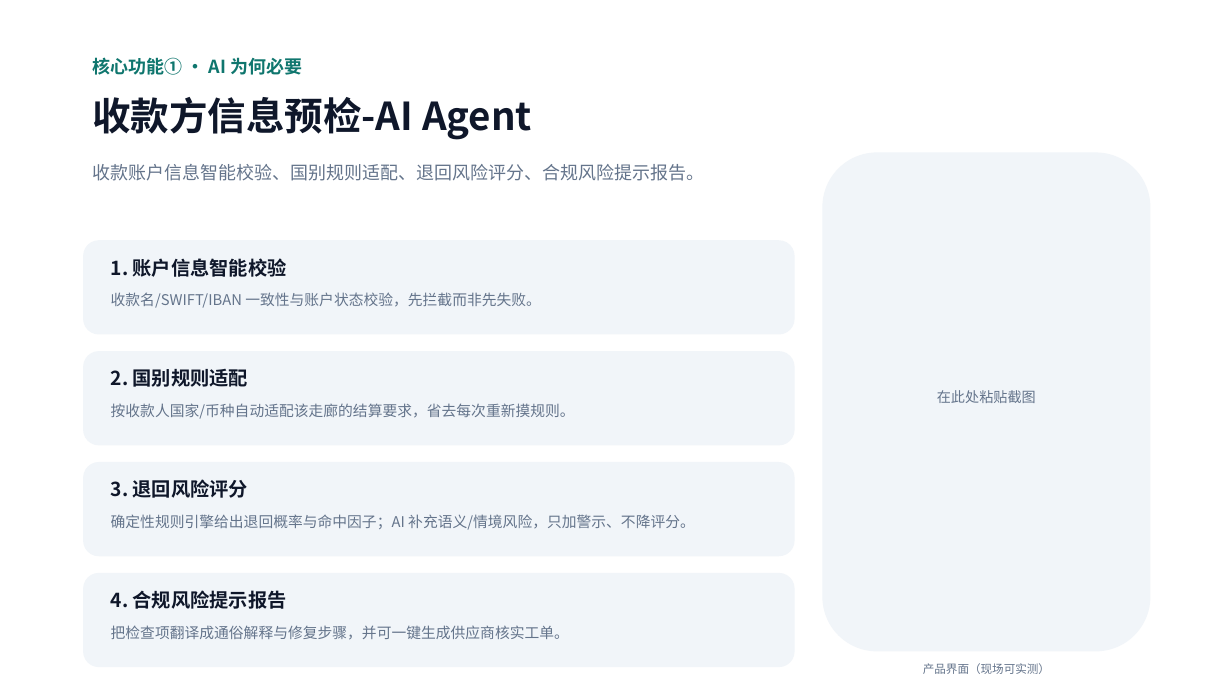
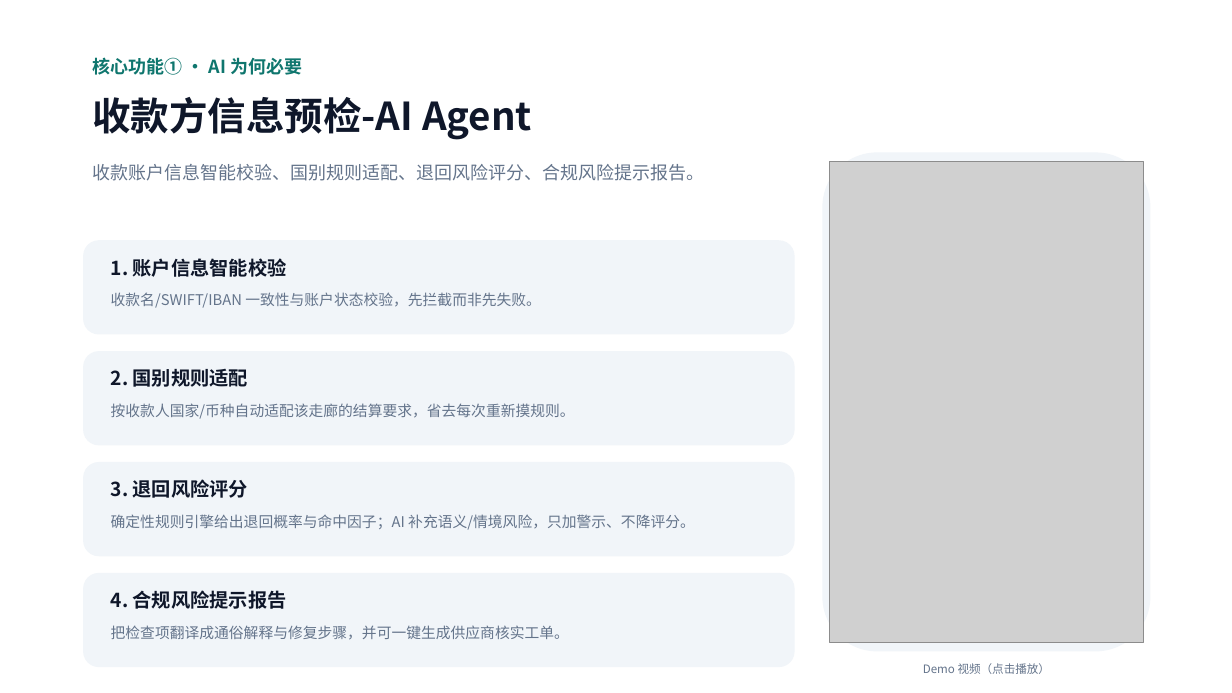
Before and after one commit to Michael-4753/flowguard-payout, a slide deck: slide 6 of public/FlowGuard-Hackathon-Pitch.pptx. Drawn at 1232x693 pixels with LibreOffice and Linux fonts; fonts in the diff are those of the drawing; grey boxes stand for pictures. Boxes give left, top, right and bottom in pixels: in the first picture for what was removed or moved away, otherwise in the second. Text is boxed around its words. In the diff, an @@ line names an element or a change of style, - is before the commit and + after.

Commit message:
eazo: sync 2026-08-15T09:30:56Z

```diff
--- a/public/FlowGuard-Hackathon-Pitch.pptx
+++ b/public/FlowGuard-Hackathon-Pitch.pptx
@@ picture added at [830, 162, 1144, 642] @@
@@ text removed at [937, 390, 1036, 403] @@
-在此处粘贴截图
@@ text at [923, 663, 1050, 674]: text changed @@
-产品界面（现场可实测）
+Demo 视频（点击播放）
```
